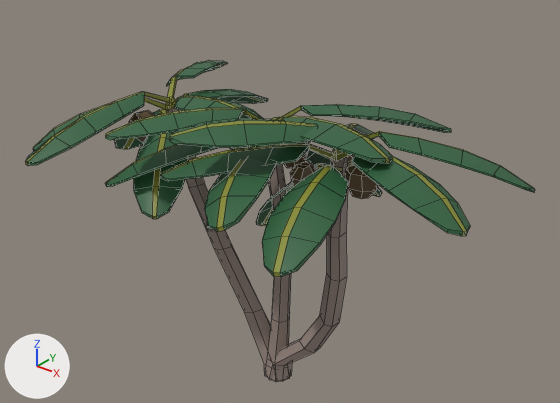
The Blender file SourceAssets/Trees/coconutPalm/CoconutPalmCollection.blend as it was, and as the next commit left it.
Rendered twice from a 50 mm camera at (2.99, -3.71, 3.76) aimed at (-0.05, 0.09, 1.4). Lighting does not change. The marker at lower left points along +X, +Y and +Z. The picture after the commit comes second. Mesh edges are drawn as thin lines. The same objects are shown in both versions, whatever each file hides.

In view in the first picture: 'Palm1', 'Palm2', 'Palm3'.
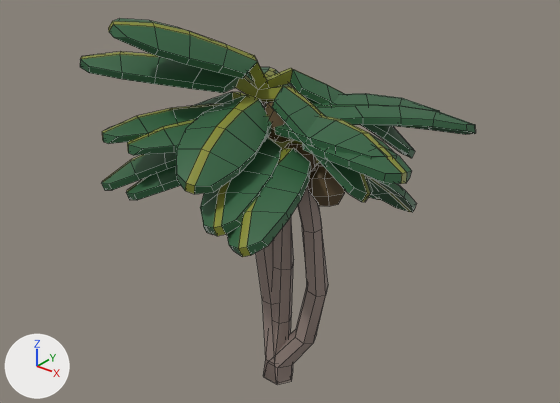
Pixel boxes [x1, y1, x2, y2] of what changed, in the pictures (560 x 403 px; the box of a moved part takes in the faces that stretch with it):
'Palm2', reshaped (7% narrower, 6% taller)
    before: [160, 119, 535, 381]
    after: [126, 105, 476, 384]
'Palm3', reshaped (26% wider, 8% taller)
    before: [25, 61, 290, 382]
    after: [80, 18, 415, 364]
'Palm1', reshaped
    before: [105, 104, 451, 382]
    after: [101, 94, 440, 383]
part 1 of me_bsurfacemesh_002, rebuilt
    before: [105, 104, 451, 382]
    after: [101, 94, 440, 383]
part 2 of me_bsurfacemesh_002, moved or reshaped
    before: [282, 142, 309, 168]
    after: [284, 143, 317, 172]
part 3 of me_bsurfacemesh_004, moved or reshaped (not visible afterwards)
    before: [290, 162, 317, 187]
part 4 of me_bsurfacemesh_004, moved or reshaped
    before: [345, 164, 378, 199]
    after: [308, 164, 345, 206]
part 5 of me_bsurfacemesh_004, moved or reshaped (not visible afterwards)
    before: [347, 155, 353, 164]
part 6 of me_bsurfacemesh_004, rebuilt (7% narrower, 6% taller)
    before: [160, 119, 535, 381]
    after: [126, 105, 476, 384]
part 7 of me_bsurfacemesh_007, moved or reshaped
    before: [129, 110, 156, 143]
    after: [265, 101, 290, 142]
part 8 of me_bsurfacemesh_007, added (green)
    after: [80, 18, 415, 364]
part 9 of me_bsurfacemesh_007, deleted
    before: [25, 61, 290, 382]

Patch to the scene script:
```diff
--- a/SourceAssets/Trees/coconutPalm/CoconutPalmCollection.blend.py
+++ b/SourceAssets/Trees/coconutPalm/CoconutPalmCollection.blend.py
@@ me_bsurfacemesh_002 @@
 # used by ob_palm1; location = (0.0, 0.0, 0.0)
-me_bsurfacemesh_002.from_pydata(...)  # 471 vertices, 461 faces; spans x -0.88..0.96, y -0.95..0.78, z 0.0..2.15
+me_bsurfacemesh_002.from_pydata(...)  # 448 vertices, 441 faces; spans x -0.9..0.97, y -0.98..0.8, z -0.01..2.18
+# me_bsurfacemesh_002 part 1: the loose piece of 399 vertices spanning x -0.88..0.96, y -0.95..0.78, z 0.0..2.15 is rebuilt with 376 vertices and now spans x -0.9..0.97, y -0.98..0.8, z -0.01..2.18
+# me_bsurfacemesh_002 part 2
+# 23 vertices are removed from x 0.03..0.26, y -0.13..0.1, z 1.76..1.98
+# 22 faces are deleted
+# 23 vertices are added at x 0.09..0.36, y -0.19..0.07, z 1.68..1.95
+# 22 new faces join them
+# other edits to the shape of me_bsurfacemesh_002 do not show in these pictures
 me_bsurfacemesh_002.materials.append(mat_material)
@@ me_bsurfacemesh_004 @@
 # used by ob_palm2; location = (0.0, 0.0, 0.0)
-me_bsurfacemesh_004.from_pydata(...)  # 477 vertices, 467 faces; spans x -0.42..1.56, y -0.98..0.83, z 0.0..2.19
+me_bsurfacemesh_004.from_pydata(...)  # 448 vertices, 441 faces; spans x -0.69..1.1, y -1.0..0.82, z -0.02..2.15
+# me_bsurfacemesh_004 part 3: the loose piece of 24 vertices spanning x 0.26..0.43, y -0.24..-0.07, z 1.69..1.87 is multiplied about its middle by the matrix ((1.252, -0.068, -0.255), (0.073, 1.278, 0.021), (0.254, -0.035, 1.254)), then moved by (-0.21, -0.06, -0.13)
+# me_bsurfacemesh_004 part 4: the loose piece of 24 vertices spanning x 0.58..0.81, y -0.15..0.07, z 1.71..1.94 is multiplied about its middle by the matrix ((1.155, -0.063, -0.232), (0.068, 1.178, 0.019), (0.231, -0.032, 1.157)), then moved by (-0.24, -0.03, -0.09)
+# me_bsurfacemesh_004 part 5: the loose piece of 24 vertices spanning x 0.33..0.48, y 0.09..0.24, z 1.7..1.86 is multiplied about its middle by the matrix ((1.407, -0.088, -0.34), (0.094, 1.447, 0.014), (0.338, -0.036, 1.409)), then moved by (-0.32, 0.01, -0.25)
+# me_bsurfacemesh_004 part 6: the loose piece of 405 vertices spanning x -0.42..1.56, y -0.98..0.83, z 0.0..2.19 is rebuilt with 376 vertices and now spans x -0.69..1.1, y -1.0..0.82, z -0.02..2.15
 me_bsurfacemesh_004.materials.append(mat_material)
@@ me_bsurfacemesh_007 @@
 # used by ob_palm3; location = (0.0, 0.0, 0.0)
-me_bsurfacemesh_007.from_pydata(...)  # 471 vertices, 461 faces; spans x -1.87..0.11, y -1.16..1.12, z 0.0..2.08
+me_bsurfacemesh_007.from_pydata(...)  # 448 vertices, 441 faces; spans x -1.07..0.84, y -1.0..0.77, z -0.01..2.73
+# me_bsurfacemesh_007 part 7: the loose piece of 24 vertices spanning x -1.23..-1.0, y -0.25..-0.04, z 1.66..1.9 is multiplied about its middle by the matrix ((-0.811, -0.844, 0.149), (0.797, -0.669, 0.557), (-0.314, 0.483, 1.03)), then moved by (1.21, 0.07, 0.3)
+# me_bsurfacemesh_007 part 8: a new loose piece of 376 vertices spanning x -1.07..0.84, y -1.0..0.77, z -0.01..2.73, in mat_material (picture img_colorpalette_png_001)
+# me_bsurfacemesh_007 part 9: 399 vertices removed from x -1.87..0.11, y -1.16..1.12, z 0.0..2.08
+# other edits to the shape of me_bsurfacemesh_007 do not show in these pictures
 me_bsurfacemesh_007.materials.append(mat_material)
```
